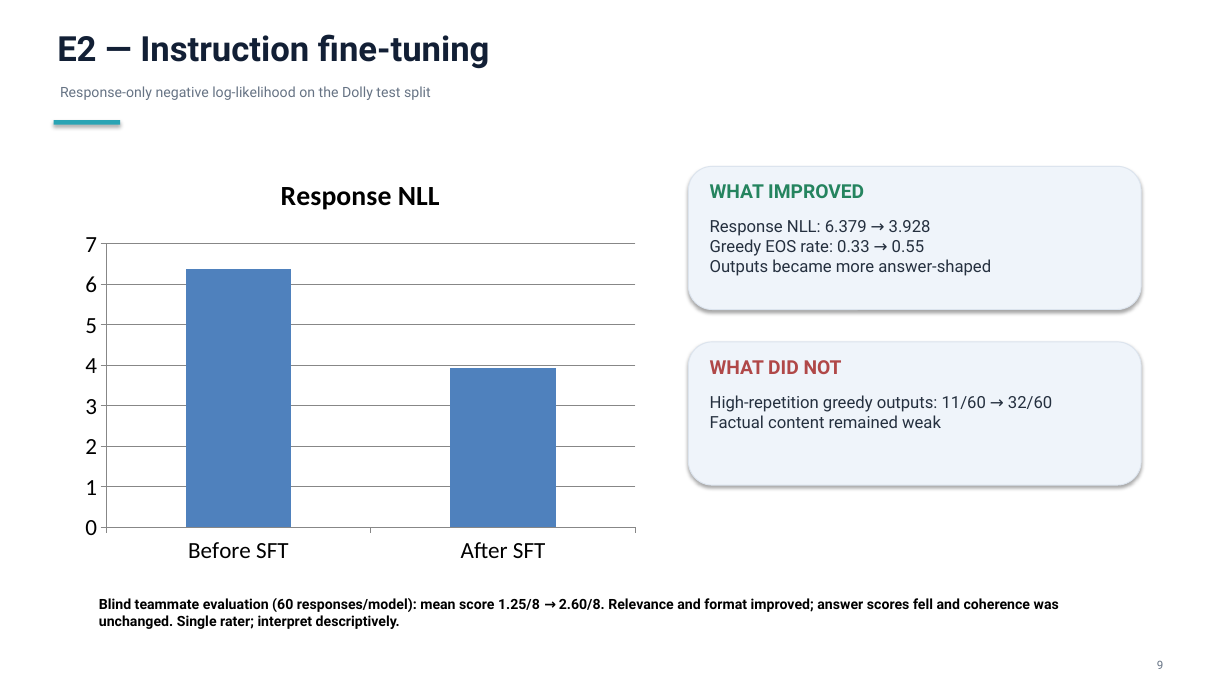
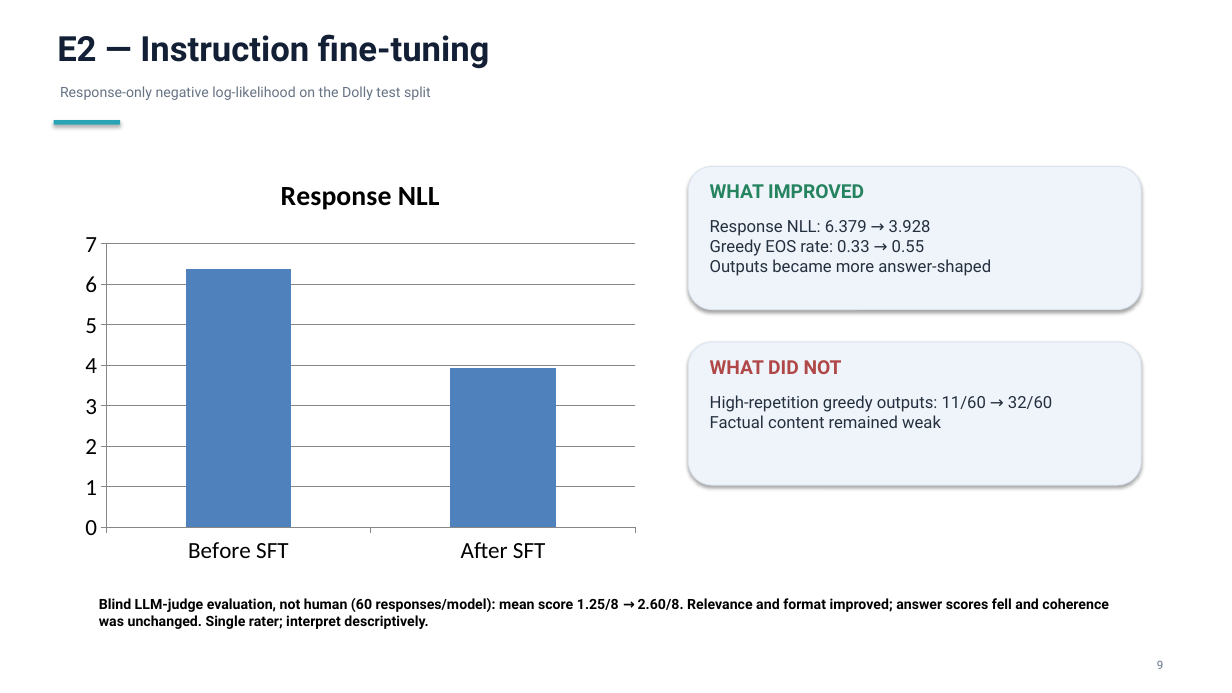
Before and after one commit to akashsb2005/AFML-Project, a slide deck: slide 9 of AFML_Project_Final_Presentation_Updated.pptx. Drawn at 1232x693 pixels with LibreOffice and Linux fonts; fonts in the diff are those of the drawing. Boxes give left, top, right and bottom in pixels: in the first picture for what was removed or moved away, otherwise in the second. Text is boxed around its words. In the diff, an @@ line names an element or a change of style, - is before the commit and + after.

```diff
--- a/AFML_Project_Final_Presentation_Updated.pptx
+++ b/AFML_Project_Final_Presentation_Updated.pptx
@@ text at [99,598,1109,629]: text changed @@
-Blind teammate evaluation (60 responses/model): mean score 1.25/8 → 2.60/8. Relevance and format improved; answer scores fell and coherence was unchanged. Single rater; interpret descriptively.
+Blind LLM-judge evaluation, not human (60 responses/model): mean score 1.25/8 → 2.60/8. Relevance and format improved; answer scores fell and coherence was unchanged. Single rater; interpret descriptively.
```
Also in this commit, not shown: 1 other slide changed, 8 other files.
